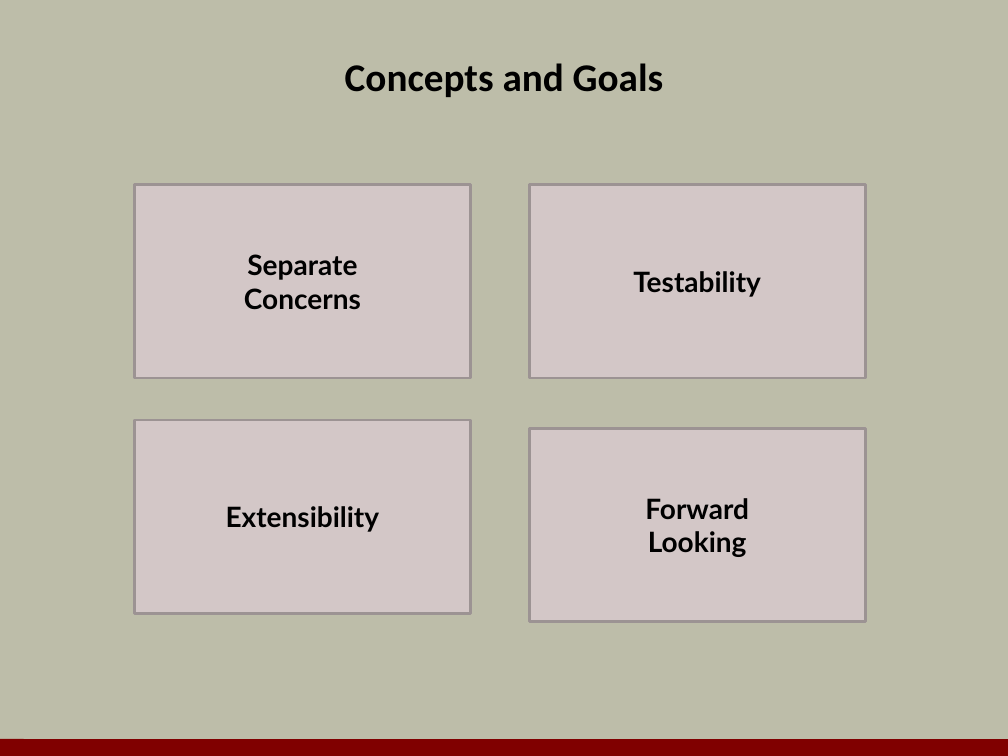
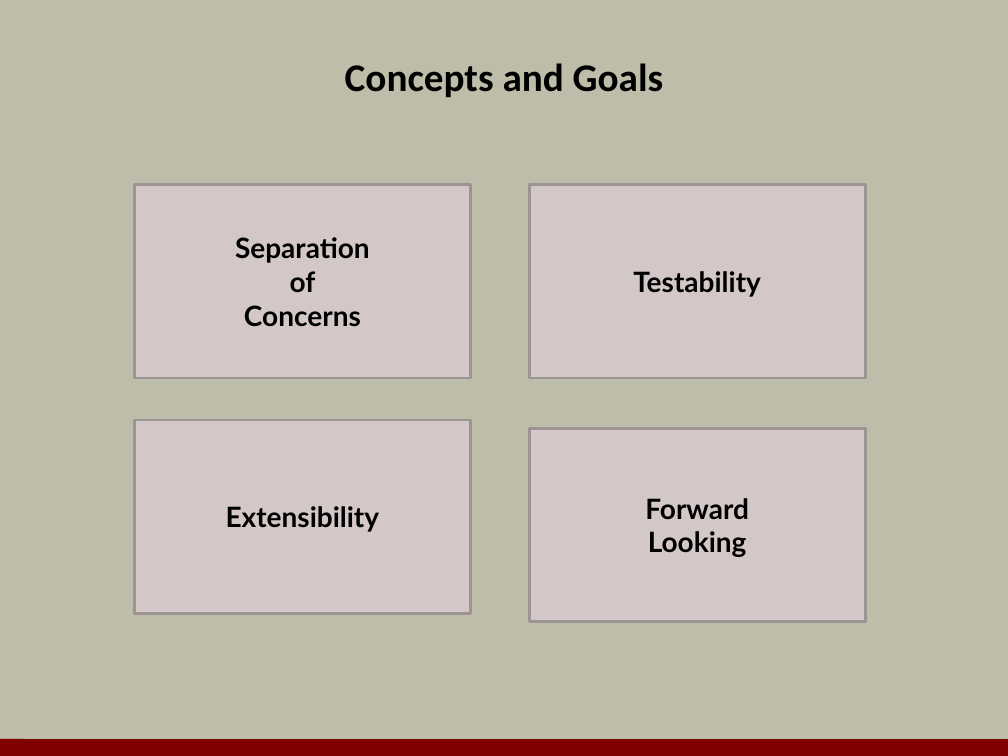
Before and after one commit to OdeToCode/classes, a slide deck: slide 3 of angular2/slides/01_Introduction.pptx. Drawn at 1008x756 pixels with LibreOffice and Linux fonts; fonts in the diff are those of the drawing; background and template pictures are left out. Boxes give left, top, right and bottom in pixels: in the first picture for what was removed or moved away, otherwise in the second. Text is boxed around its words. In the diff, an @@ line names an element or a change of style, - is before the commit and + after.

```diff
--- a/angular2/slides/01_Introduction.pptx
+++ b/angular2/slides/01_Introduction.pptx
@@ text in rectangle at (235,237,370,292): text changed @@
-Separate
+Separation
+of
```
Also in this commit, not shown: 1 other slide changed, 1 slide added.
